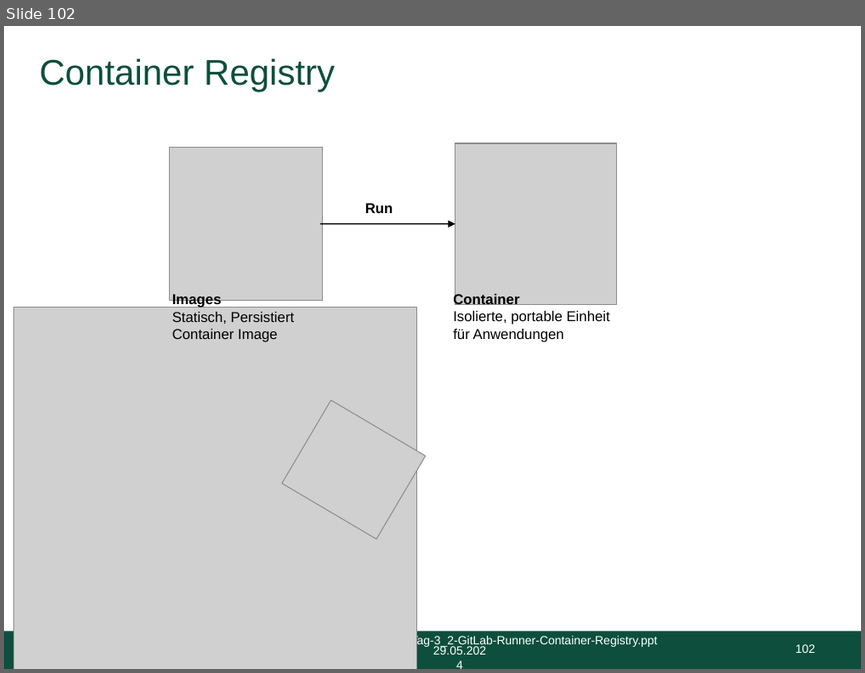
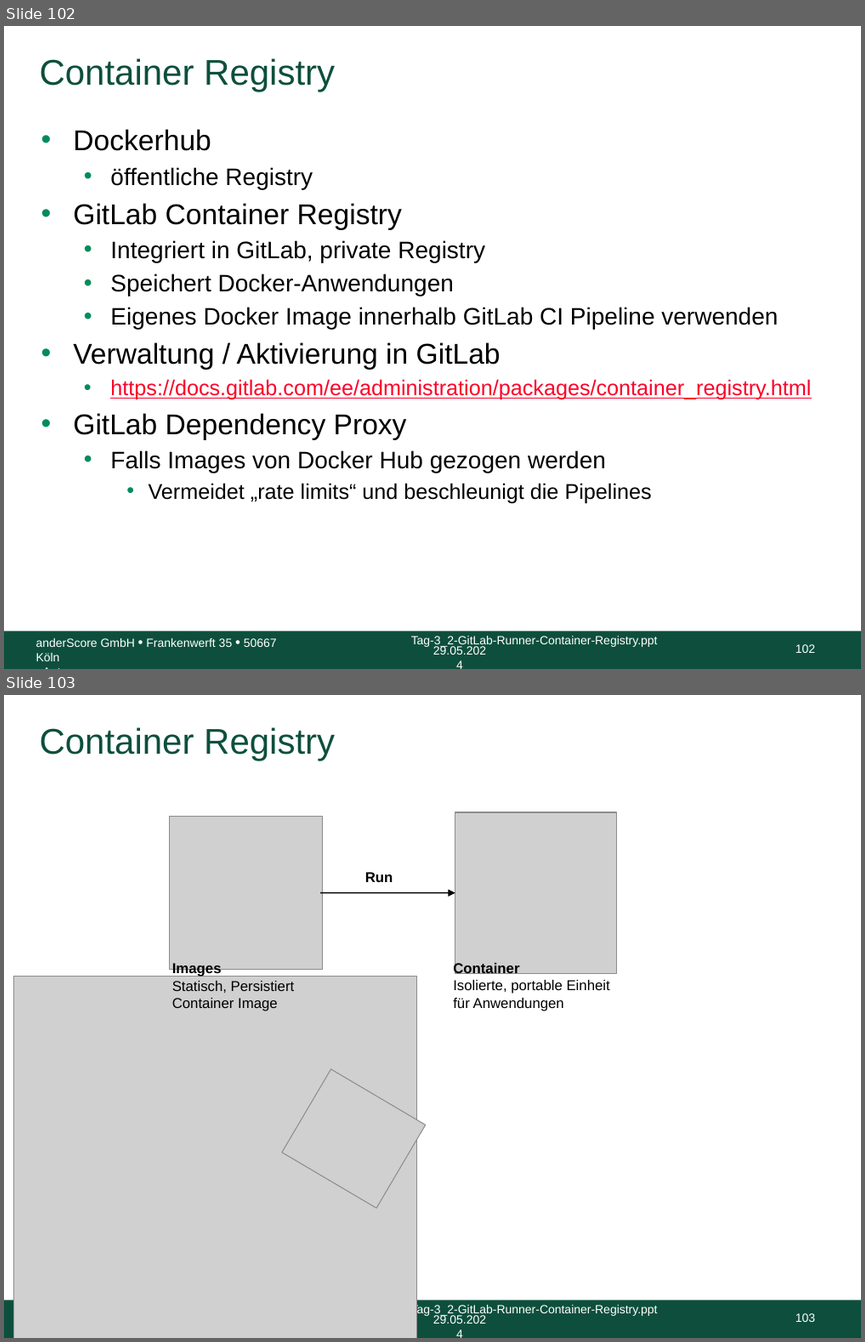
Before and after one commit to anderscore-gmbh/gitlab, a slide deck: slides/Tag-3_2-GitLab-Runner-Container-Registry.pptx. Shown one above the other, each under a label of ours: slide 102 before the commit, slides 102 and 103 after it. The pictures are 865x673 and 865x1342 pixels, drawn with LibreOffice and Linux fonts; fonts in the diff are those of the drawing; grey boxes stand for pictures; background and template pictures are left out. Boxes give left, top, right and bottom in pixels: in the first picture for what was removed or moved away, otherwise in the second. Text is boxed around its words. In the diff, an @@ line names an element or a change of style, - is before the commit and + after.

Commit message:
Tag-3_2: Zwischenstand.

```diff
--- a/slides/Tag-3_2-GitLab-Runner-Container-Registry.pptx
+++ b/slides/Tag-3_2-GitLab-Runner-Container-Registry.pptx
@@ slide 102 added at <box>4,26,861,669</box>, background #FFFFFF; not listed: 4 template elements that a slide beside it also shows @@
@@ title added at <box>40,58,335,91</box>, 30 pt, text #0D4F3C @@
+Container Registry
@@ text added at <box>73,129,811,503</box>, 20 pt, text #000000 @@
+• Dockerhub
+  • öffentliche Registry
+• GitLab Container Registry
+  • Integriert in GitLab, private Registry
+  • Speichert Docker-Anwendungen
+  • Eigenes Docker Image innerhalb GitLab CI Pipeline verwenden
+• Verwaltung / Aktivierung in GitLab
+  • https://docs.gitlab.com/ee/administration/packages/container_registry.html
+• GitLab Dependency Proxy
+  • Falls Images von Docker Hub gezogen werden
+    • Vermeidet „rate limits“ und beschleunigt die Pipelines
@@ text added at <box>36,638,277,661</box>, 10 pt, text #FFFFFF @@
+anderScore GmbH • Frankenwerft 35 • 50667 Köln
+<Autor>
@@ what was slide 102 is now slide 103 @@
@@ page number at <box>795,1313,815,1321</box>: text changed @@
-102
+103
```
